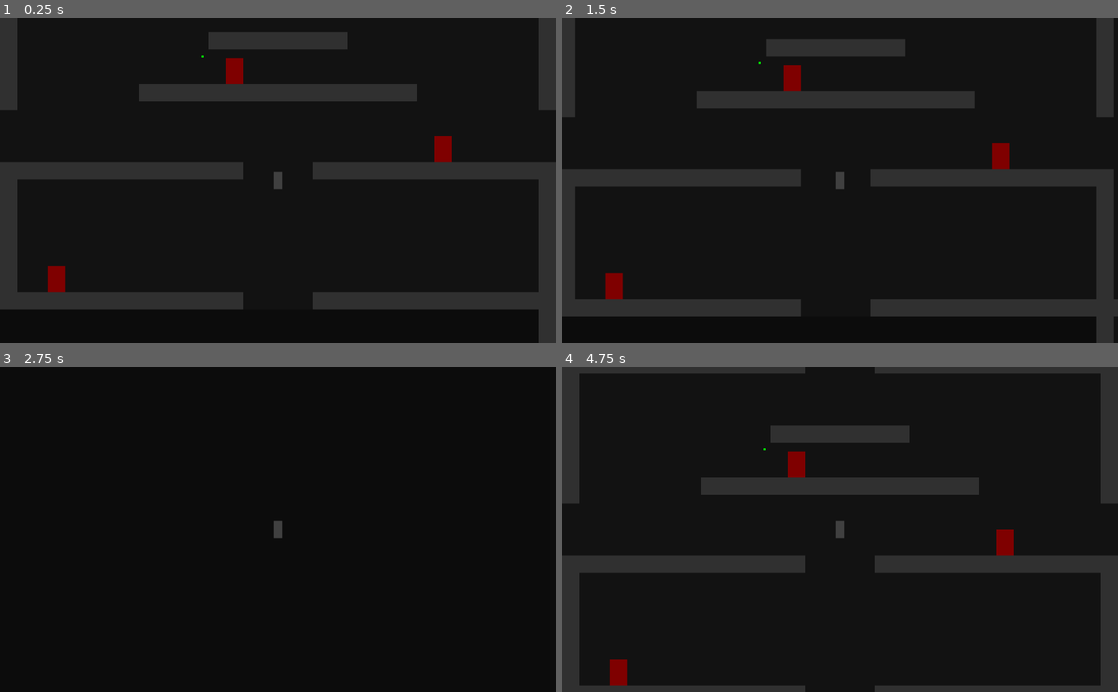
Above: before the commit, frames 1-4 (two rows, left to right).
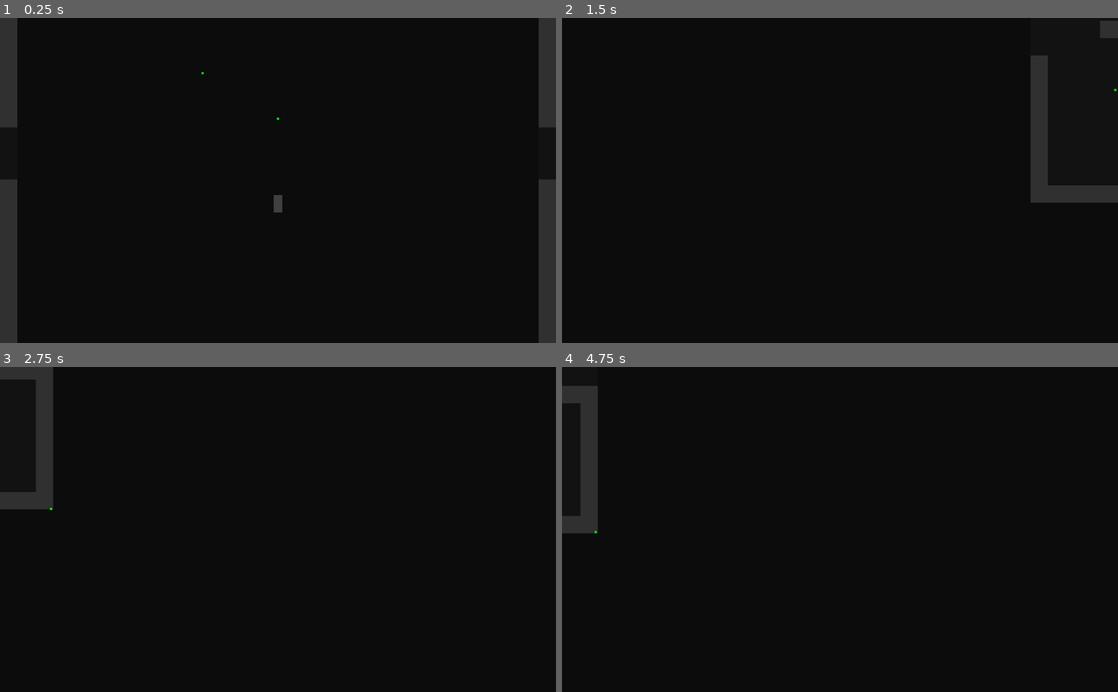
Above: after the commit, the same moments.

Repository: Oskar-Alyn/BitBlade
Game: Godot game, scene res://sampleScene.tscn
Same seed, same stepped clock (60 frames per second), same inputs: the game is played once before the commit and once after it.
Inputs:
- Up to frame 1 (0.25 s): no input
- Up to frame 2 (1.5 s): hold Space (attack) 0.53-1.28 s; hold Right (move_right) from 0.53 s (still down); tap Up (jump) at 0.77 s; tap Space (attack) at 1.35 s
- Up to frame 3 (2.75 s): tap Up (jump) at 1.52 s; release Right (move_right) at 2.03 s; hold Left (move_left) from 2.03 s (still down); hold Space (attack) from 2.03 s (still down)
- Up to frame 4 (4.75 s): release Left (move_left) at 2.78 s; release Space (attack) at 2.78 s; hold Right (move_right) 2.78-4.28 s; tap Space (attack) at 2.85, 4.35 s; tap Up (jump) at 3.02, 3.77, 4.52 s; hold Space (attack) 3.53-4.28 s; hold Left (move_left) from 4.28 s (still down)

The runs differ from the first frame. In frame 1, 14% of the frame differs, in the area x 0-100%, y 4-100%; in frame 2, 19%, in the area x 0-100%, y 0-100%; in frame 3, 2.0%; in frame 4, 19%.
Error in both runs: Invalid get index 'global_position' (on base: 'null instance'). (res://playerItems/bit.gd:26)

Commit message:
Add enemy attacks

Diff:
--- a/enemies/Enemy.gd
+++ b/enemies/Enemy.gd
@@ -6,7 +6,23 @@
 var vel : Vector2 = Vector2()
 
 var health : int = 3
+var lootDistance : int = 120
+var bitDrop = 4
 const Bit = preload("res://playerItems/bit.tscn")
+
+var followDistance = 400
+var verticalSightReductionFactor = 5
+
+var stoppingDistance = 80
+var followSpeed = 250
+var xDampening = 1.05
+
+var attackInterval : float = 2
+var attackTimer : float = 0
+var attackBoost : int  = 65
+var telegraphTime : float  = 0.3
+
+var damage = 1
 
 
 # Called when the node enters the scene tree for the first time.
@@ -15,21 +31,48 @@
 
 
 # Called every frame. 'delta' is the elapsed time since the previous frame.
-func _process(delta):
+func _physics_process (delta):
+	vel.y += gravity * delta
+	vel.x = vel.x / xDampening
+
+	var player = get_tree().get_root().get_child(0).get_node("Player")
+	var vectorToPlayer = player.global_position - self.global_position
+	vectorToPlayer.y = vectorToPlayer.y * verticalSightReductionFactor
+
+	if player != null:
+		if vectorToPlayer.length() < followDistance:
+			if vectorToPlayer.length() > stoppingDistance:
+				vel.x += (vectorToPlayer.normalized().x * delta * followSpeed)
+			else:
+				attackTimer += delta
+
+				if (attackTimer >= (attackInterval - telegraphTime)):
+					self.get_child(0).color = Color.from_hsv(0, 0, 1)
+				else:
+					var child = self.get_child(0)
+					self.get_child(0).color = Color.from_hsv(0, 0, 0.25)
+
+				if attackTimer >= attackInterval:
+					attackTimer = 0
+					self.get_child(0).color = Color.from_hsv(0, 0, 0.25)
+					print("attacking")
+					vel += (vectorToPlayer.normalized() * delta * followSpeed * attackBoost)
+
 	vel = move_and_slide(vel, Vector2.UP)
-
-	vel.y += gravity * delta
+	for i in get_slide_count():
+		var colided = get_slide_collision(i).collider
+		if colided.name == "Player":
+			colided.takeDamage(damage)
 
 func damage():
 	if health > 0:
 		health -= 1
 		if health <= 0:
 			var rng = RandomNumberGenerator.new()
-			print(self.get_canvas_transform().get_origin())
 			rng.randomize()
-			for i in 4:
+			for i in bitDrop:
 				var Instance = Bit.instance()
 				get_parent().add_child(Instance)
-				Instance.position.x = self.position.x + rng.randf_range(-150, 150)
-				Instance.position.y = self.position.y + rng.randf_range(-150, 150)
+				Instance.position.x = self.position.x + rng.randf_range(-lootDistance, lootDistance)
+				Instance.position.y = self.position.y + rng.randf_range(-lootDistance, lootDistance)
 			queue_free()
--- a/enemies/Enemy.tscn
+++ b/enemies/Enemy.tscn
@@ -16,7 +16,7 @@
 margin_top = -24.0
 margin_right = 16.0
 margin_bottom = 24.0
-color = Color( 0.498039, 0, 0, 1 )
+color = Color( 0.25098, 0.25098, 0.25098, 1 )
 __meta__ = {
 "_edit_use_anchors_": false
 }
--- a/playerItems/Player.gd
+++ b/playerItems/Player.gd
@@ -38,7 +38,6 @@
 	if Input.is_action_pressed("move_right"):
 		vel.x += speed
 		isFacingRight = true
-	vel = move_and_slide(vel, Vector2.UP)
 
 	vel.y += gravity * delta
 
@@ -57,6 +56,15 @@
 			coyote = 0
 
 	if (self.position.y > 1500):
-		self.position.y = 0
-		self.position.x = 0
-		print("Temporary death mechanic")
+		die()
+
+	# actual motion
+	vel = move_and_slide(vel, Vector2.UP)
+
+func takeDamage(damage):
+	die()
+
+func die():
+	self.position.y = 0
+	self.position.x = 0
+	print("Temporary death mechanic")
--- a/playerItems/Player.tscn
+++ b/playerItems/Player.tscn
@@ -7,6 +7,7 @@
 height = 16.0
 
 [node name="Player" type="KinematicBody2D"]
+collision/safe_margin = 0.001
 script = ExtResource( 1 )
 
 [node name="ColorRect" type="ColorRect" parent="."]
@@ -25,3 +26,5 @@
 
 [node name="Camera2D" type="Camera2D" parent="."]
 current = true
+smoothing_enabled = true
+smoothing_speed = 9.0
--- a/sampleScene.gd
+++ b/sampleScene.gd
@@ -18,14 +18,14 @@
 	for x in size:
 		for y in size:
 			var Instance
-			match rng.randi_range(0, 3):
-				0:
+			match rng.randi_range(0, 5):
+				0, 1:
 					Instance = MonsterRoom.instance()
-				1:
+				2, 3:
 					Instance = PlatformRoom.instance()
-				2:
+				4:
 					Instance = Rubble.instance()
-				3:
+				5:
 					Instance = TreasureRoom.instance()
 			self.add_child(Instance)
 			Instance.position.x = 2*496*(x-floor(size/2))
